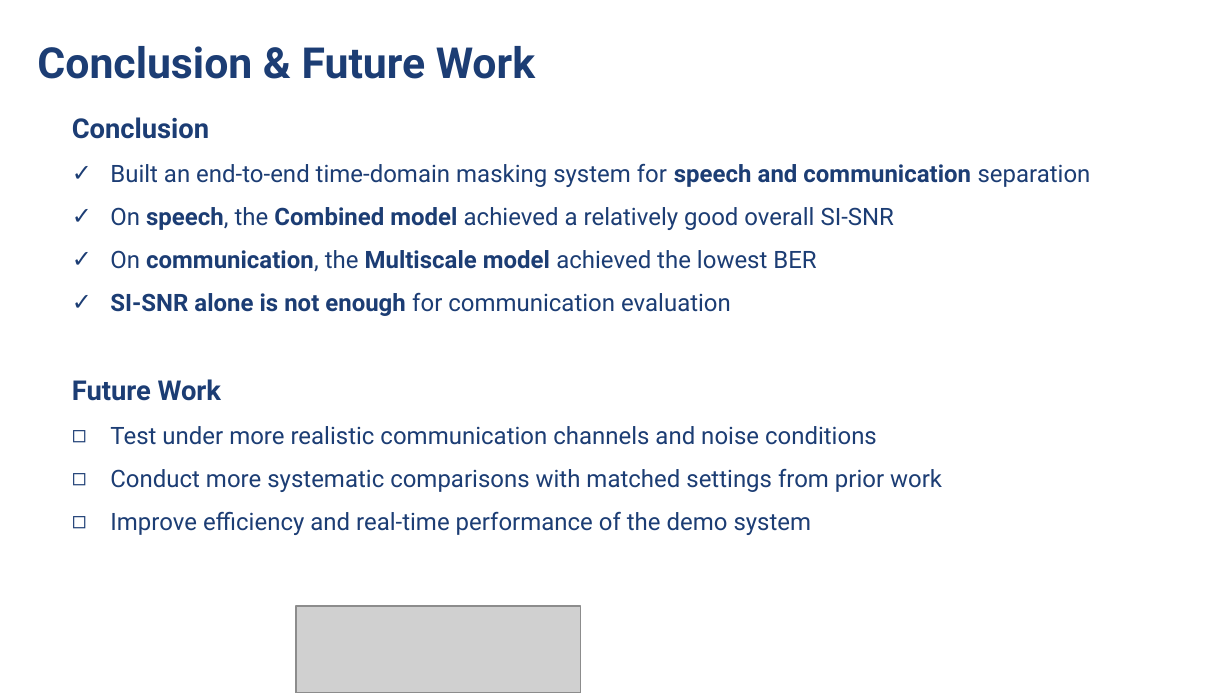
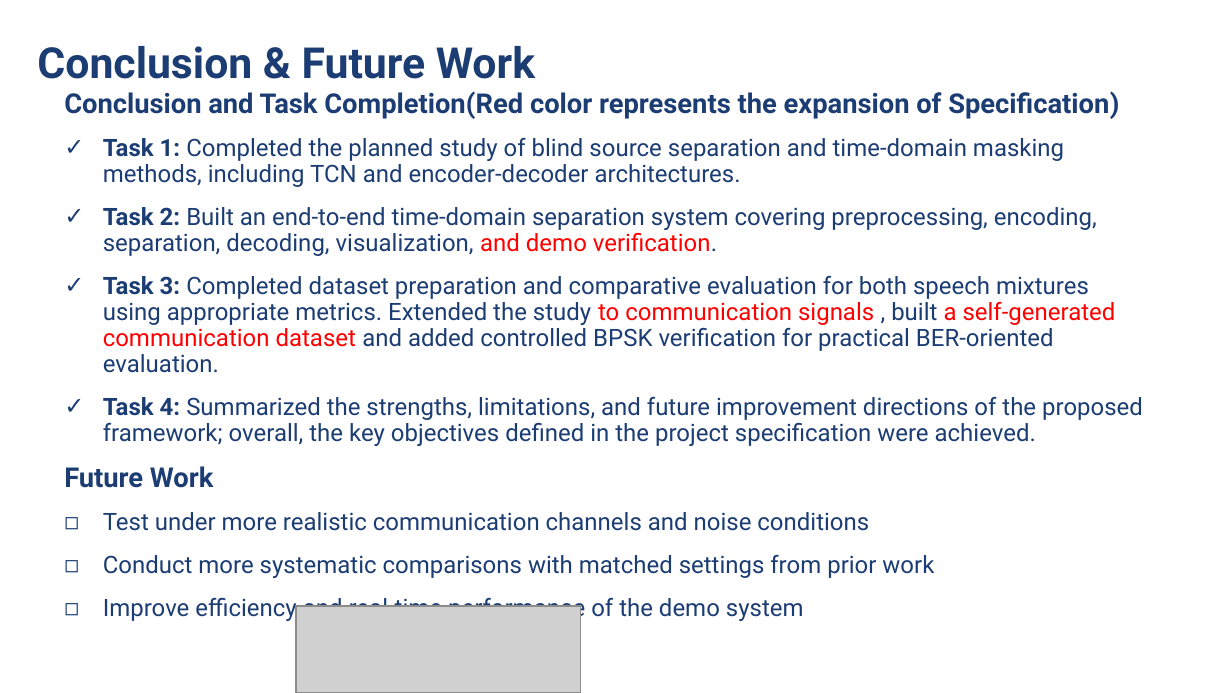
Before and after one commit to Keeper0824/Research-on-Blind-Source-Separation-Based-on-Time-Domain-Masking, a slide deck: slide 16 of Documents/Sun Haoran_2022213462_FinalViva.pptx. Drawn at 1232x693 pixels with LibreOffice and Linux fonts; fonts in the diff are those of the drawing; grey boxes stand for pictures; background and template pictures are left out. Boxes give left, top, right and bottom in pixels: in the first picture for what was removed or moved away, otherwise in the second. Text is boxed around its words. In the diff, an @@ line names an element or a change of style, - is before the commit and + after.

```diff
--- a/Documents/Sun Haoran_2022213462_FinalViva.pptx
+++ b/Documents/Sun Haoran_2022213462_FinalViva.pptx
@@ text "Conclusion and Task Completion(Red color ..." moved from (x1=72, y1=117, x2=1091, y2=535) to (x1=64, y1=91, x2=1143, y2=623) @@
@@ text at (x1=64, y1=91, x2=1143, y2=446): text changed @@
-Conclusion
-✓ Built an end-to-end time-domain masking system for speech and communication separation
-✓ On speech, the Combined model achieved a relatively good overall SI-SNR
-✓ On communication, the Multiscale model achieved the lowest BER
-✓ SI-SNR alone is not enough for communication evaluation
+Conclusion and Task Completion(Red color represents the expansion of Specification)
+✓ Task 1: Completed the planned study of blind source separation and time-domain masking methods, including TCN and encoder-decoder architectures.
+✓ Task 2: Built an end-to-end time-domain separation system covering preprocessing, encoding, separation, decoding, visualization, and demo verification.
+✓ Task 3: Completed dataset preparation and comparative evaluation for both speech mixtures using appropriate metrics. Extended the study to communication signals , built a self-generated communication dataset and added controlled BPSK verification for practical BER-oriented evaluation.
+✓ Task 4: Summarized the strengths, limitations, and future improvement directions of the proposed framework; overall, the key objectives defined in the project specification were achieved.
```
Also in this commit, not shown: 3 other slides changed, 3 other files.
